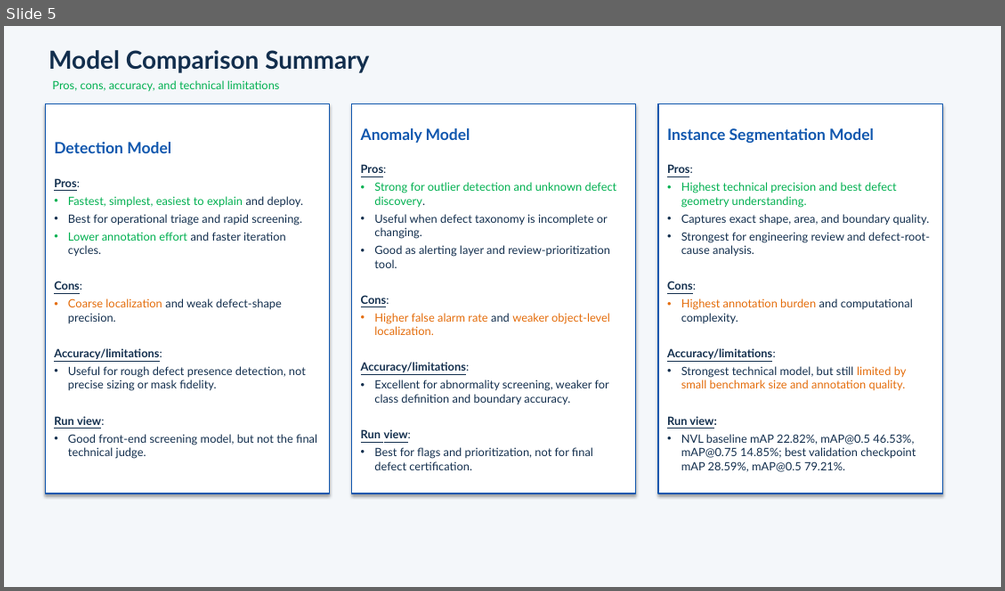
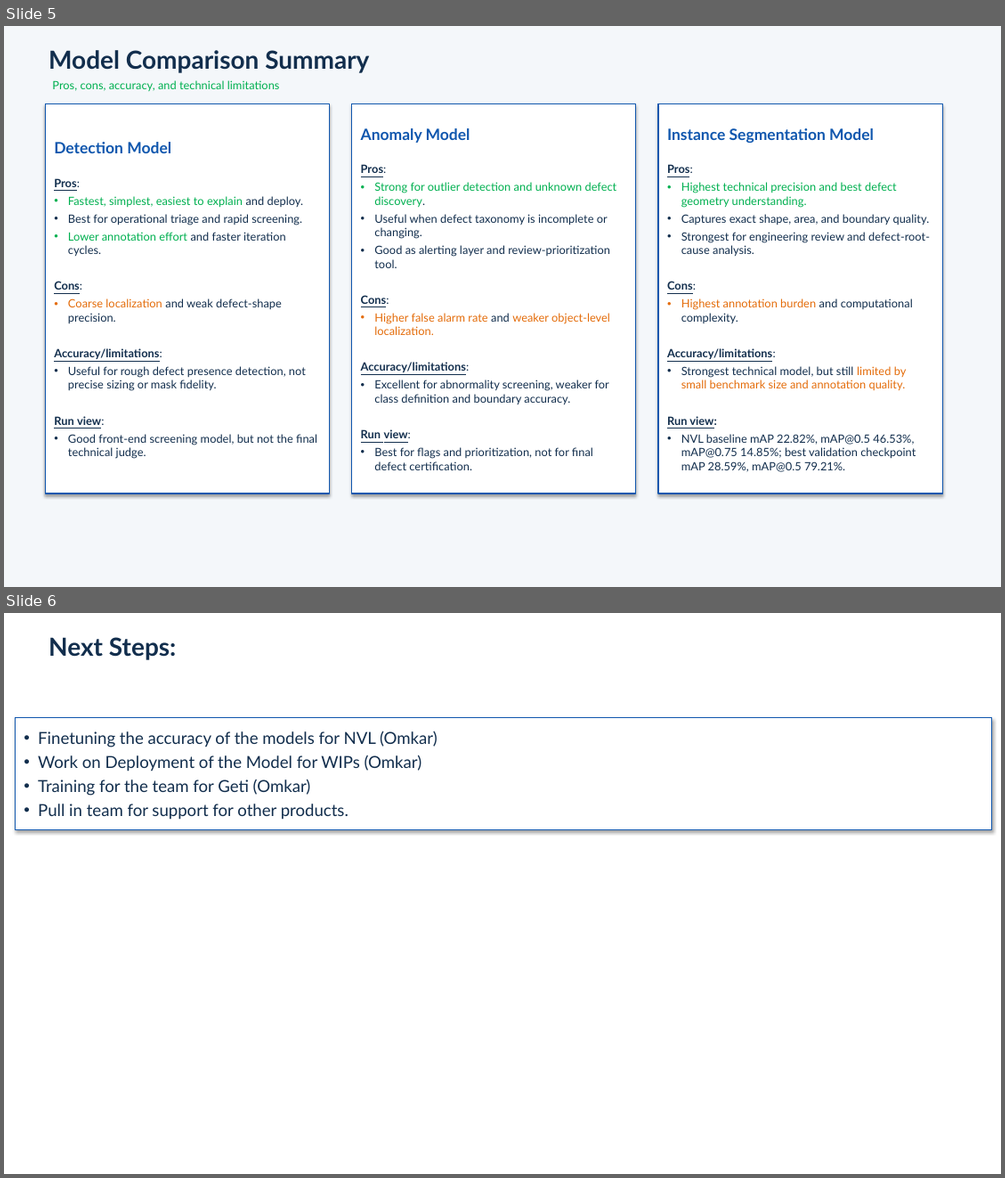
Before and after one commit to okachare/EchoSight, a slide deck: GeTi_CSAM_Model_Comparison_Deck.pptx. Shown one above the other, each under a label of ours: slide 5 before the commit, slides 5 and 6 after it. The pictures are 1005x591 and 1005x1178 pixels, drawn with LibreOffice and Linux fonts; fonts in the diff are those of the drawing. Boxes give left, top, right and bottom in pixels: in the first picture for what was removed or moved away, otherwise in the second. Text is boxed around its words. In the diff, an @@ line names an element or a change of style, - is before the commit and + after.

Commit message:
2026-08-26: Complete Geti CSAM Helper agent and skills package; update project docs with team training phase

```diff
--- a/GeTi_CSAM_Model_Comparison_Deck.pptx
+++ b/GeTi_CSAM_Model_Comparison_Deck.pptx
@@ slide 6 added at (x1=4, y1=613, x2=1001, y2=1174), background #FFFFFF @@
@@ text added at (x1=48, y1=637, x2=176, y2=660), 24 pt, text #122E4D, bold @@
+Next Steps:
@@ rectangle added at (x1=16, y1=718, x2=993, y2=830), fill #FFFFFF, outline #1057AE 1 pt, 16 pt, text #122E4D @@
+• Finetuning the accuracy of the models for NVL (Omkar)
+• Work on Deployment of the Model for WIPs (Omkar)
+• Training for the team for Geti (Omkar)
+• Pull in team for support for other products.
```
Also in this commit, not shown: 4 other files.
